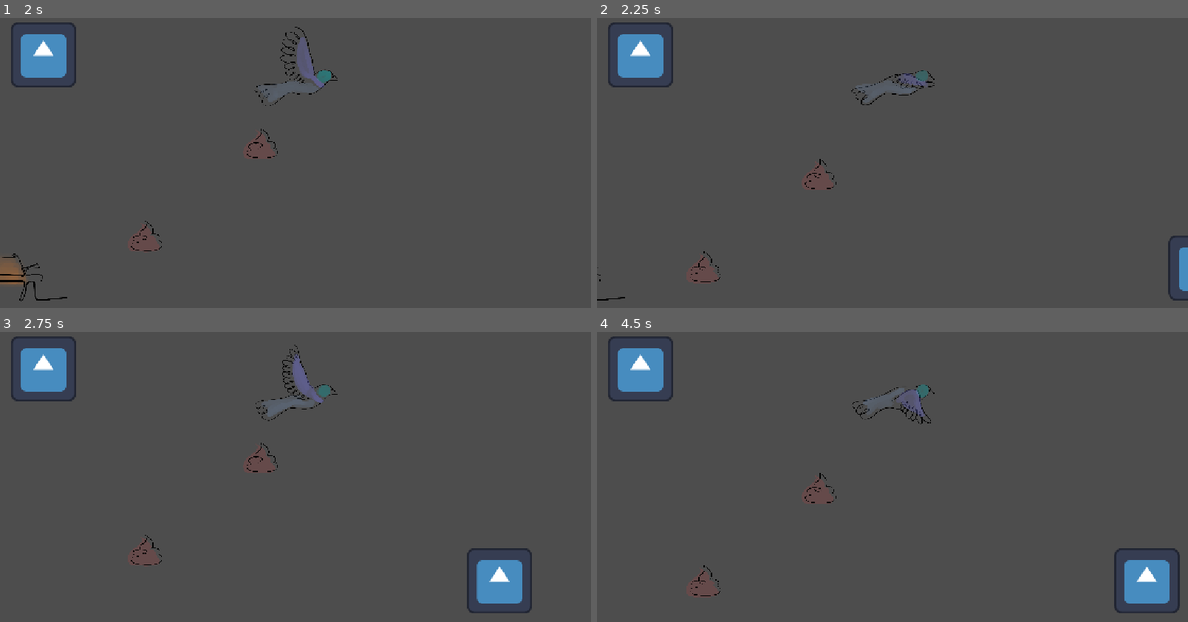
Above: before the commit, frames 1-4 (two rows, left to right).
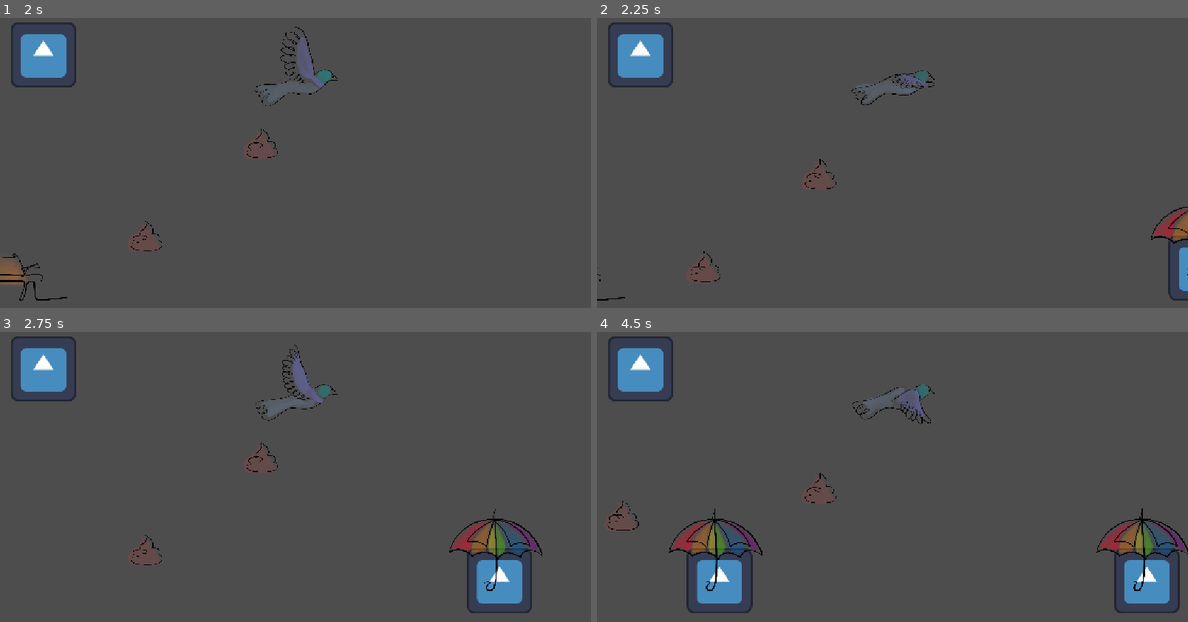
Above: after the commit, the same moments.

Repository: Argonbart/1Kackspiel
Game: Godot game, scene res://scenes/world.tscn
Two runs of this game, one before a commit and one after it. Both use one fixed random seed, a clock stepped at 60 frames per second and the inputs below. The engine's default icon, where the game draws it, is replaced by a stand-in: a white triangle on a blue panel in a dark square.
Inputs (mouse positions are in pixels of both pictures, inside the frame that each line leads up to):
- Up to frame 1 (2 s): move the mouse to (425, 160) at 0.52 s; click (425, 160) at 0.67 s; move the mouse to (177, 194) at 1.27 s; click (177, 194) at 1.42 s
- Up to frame 2 (2.25 s): move the mouse to (951, 105) at 2.02 s; click (951, 105) at 2.17 s
- Up to frame 3 (2.75 s): no input
- Up to frame 4 (4.5 s): move the mouse to (862, 558) at 2.77 s; click (862, 558) at 2.92 s; move the mouse to (1069, 540) at 3.52 s; click (1069, 540) at 3.67 s; move the mouse to (715, 442) at 4.27 s; click (715, 442) at 4.42 s

Frame 1 is identical in both runs. In frame 2, 0.4% of the frame differs, in the area x 93-100%, y 65-89%; in frame 3, 1.1%; in frame 4, 3.8%, in the area x 1-100%, y 58-97%.

Commit message:
spawn umbrella

Diff:
--- a/1kackspiel/project.godot
+++ b/1kackspiel/project.godot
@@ -21,5 +21,4 @@
 
 [display]
 
-window/size/mode=4
 window/stretch/mode="canvas_items"
--- a/1kackspiel/scenes/basic_human.tscn
+++ b/1kackspiel/scenes/basic_human.tscn
@@ -1,7 +1,8 @@
-[gd_scene load_steps=4 format=3 uid="uid://bfipa14gkf06n"]
+[gd_scene load_steps=5 format=3 uid="uid://bfipa14gkf06n"]
 
 [ext_resource type="Texture2D" uid="uid://b3qqm72k53syp" path="res://assets/icon.svg" id="1_12g6t"]
 [ext_resource type="Script" uid="uid://cq22hu7adpbap" path="res://scripts/basic_human.gd" id="1_x2wwd"]
+[ext_resource type="PackedScene" uid="uid://bf0hovtqbrhx3" path="res://scenes/umbrella.tscn" id="2_smnjy"]
 
 [sub_resource type="RectangleShape2D" id="RectangleShape2D_x2wwd"]
 size = Vector2(135, 140)
@@ -10,6 +11,7 @@
 collision_layer = 0
 collision_mask = 3
 script = ExtResource("1_x2wwd")
+umbrella_scene = ExtResource("2_smnjy")
 
 [node name="Sprite2D" type="Sprite2D" parent="."]
 texture = ExtResource("1_12g6t")
@@ -32,5 +34,8 @@
 position = Vector2(0.5, 0)
 shape = SubResource("RectangleShape2D_x2wwd")
 
+[node name="UmbrellaPoint" type="Node2D" parent="."]
+position = Vector2(-26, -63)
+
 [connection signal="timeout" from="TimerChangeDirection" to="." method="_on_timer_change_direction_timeout"]
 [connection signal="area_entered" from="Area2D" to="." method="_on_area_2d_area_entered"]
--- a/1kackspiel/scenes/umbrella.tscn
+++ b/1kackspiel/scenes/umbrella.tscn
@@ -1,12 +1,17 @@
-[gd_scene load_steps=2 format=3 uid="uid://bf0hovtqbrhx3"]
+[gd_scene load_steps=3 format=3 uid="uid://bf0hovtqbrhx3"]
 
+[ext_resource type="Script" uid="uid://dewh3pwmqjbpy" path="res://scripts/umbrella.gd" id="1_6qus1"]
 [ext_resource type="Texture2D" uid="uid://dx4jq0fmi08cc" path="res://assets/umbrella.png" id="1_013dy"]
 
-[node name="Umbrella" type="StaticBody2D"]
+[node name="Umbrella" type="Area2D"]
+collision_mask = 3
+script = ExtResource("1_6qus1")
 
 [node name="Sprite2D" type="Sprite2D" parent="."]
 texture = ExtResource("1_013dy")
 
 [node name="CollisionShape2D" type="CollisionPolygon2D" parent="."]
 position = Vector2(-95.5, -149.5)
-polygon = PackedVector2Array(-11.5, -34.5, 70.5, -58.5, 92.5, -91.5, 123.5, -57.5, 198.5, -35.5, 261.5, 8.5, 318.5, 75.5, 341.5, 169.5, -146.5, 171.5, -139.5, 95.5, -113.5, 53.5, -69.5, 6.5)
+polygon = PackedVector2Array(71.5, -133.5, 132.5, -143.5, 228.5, -140.5, 279.5, -129.5, 386.5, -95.5, 494.5, -28.5, 591.5, 82.5, 649.5, 209.5, 198.5, 227.5, -264.5, 184.5, -217.5, 68.5, -133.5, -35.5, 15.5, -111.5)
+
+[connection signal="area_entered" from="." to="." method="_on_area_entered"]
--- a/1kackspiel/scenes/world.tscn
+++ b/1kackspiel/scenes/world.tscn
@@ -7,7 +7,6 @@
 [ext_resource type="Script" uid="uid://cosk1k0wef2rc" path="res://scripts/human_spawner.gd" id="4_k0juu"]
 [ext_resource type="PackedScene" uid="uid://bfipa14gkf06n" path="res://scenes/basic_human.tscn" id="5_71j4m"]
 [ext_resource type="PackedScene" path="res://scenes/ui.tscn" id="6_qfnet"]
-[ext_resource type="PackedScene" uid="uid://bf0hovtqbrhx3" path="res://scenes/umbrella.tscn" id="7_4mrxx"]
 
 [node name="World" type="Node2D"]
 
@@ -51,7 +50,6 @@
 [node name="Human Spawner" type="Node2D" parent="." node_paths=PackedStringArray("bird")]
 script = ExtResource("4_k0juu")
 mob_scene = ExtResource("5_71j4m")
-umbrella_scene = ExtResource("7_4mrxx")
 bird = NodePath("../Bird")
 
 [node name="Timer" type="Timer" parent="Human Spawner"]
--- a/1kackspiel/scripts/basic_human.gd
+++ b/1kackspiel/scripts/basic_human.gd
@@ -1,12 +1,21 @@
 extends CharacterBody2D
 
+@onready var umbrella_point := $UmbrellaPoint
 
 @export var life = 1;
+@export var umbrella_scene: PackedScene
 
 
 var movement_direction: bool = true
 var random_number:int = randi_range(-5, 5) % 100
-var collision
+
+
+func _ready() -> void:
+	if randf() < 1:
+		spawn_umbrella()
+
+
+
 
 func _physics_process(_delta) -> void:
 
@@ -30,3 +39,10 @@
 			print("Leben verloren")
 			if life <= 0:
 				queue_free()
+
+
+func spawn_umbrella():
+	var umbrella = umbrella_scene.instantiate()
+	umbrella.scale = Vector2(0.2, 0.2)
+	umbrella.position = Vector2.ZERO
+	umbrella_point.add_child(umbrella)
--- a/1kackspiel/scripts/human_spawner.gd
+++ b/1kackspiel/scripts/human_spawner.gd
@@ -2,7 +2,7 @@
 
 
 @export var mob_scene: PackedScene
-@export var umbrella_scene: PackedScene
+
 @export var bird: CharacterBody2D
 
 func _on_timer_timeout() -> void:
--- /dev/null
+++ b/1kackspiel/scripts/umbrella.gd
@@ -0,0 +1,7 @@
+extends Area2D
+
+
+
+
+func _on_area_entered(area: Area2D) -> void:
+	print("Regenschirm berührt")
Binary file changed: 1kackspiel/assets/umbrella.png
Not shown: 1 places in 1kackspiel/scenes/world.tscn that only renumber resources
Not shown, added: 1kackspiel/scripts/umbrella.gd.uid
